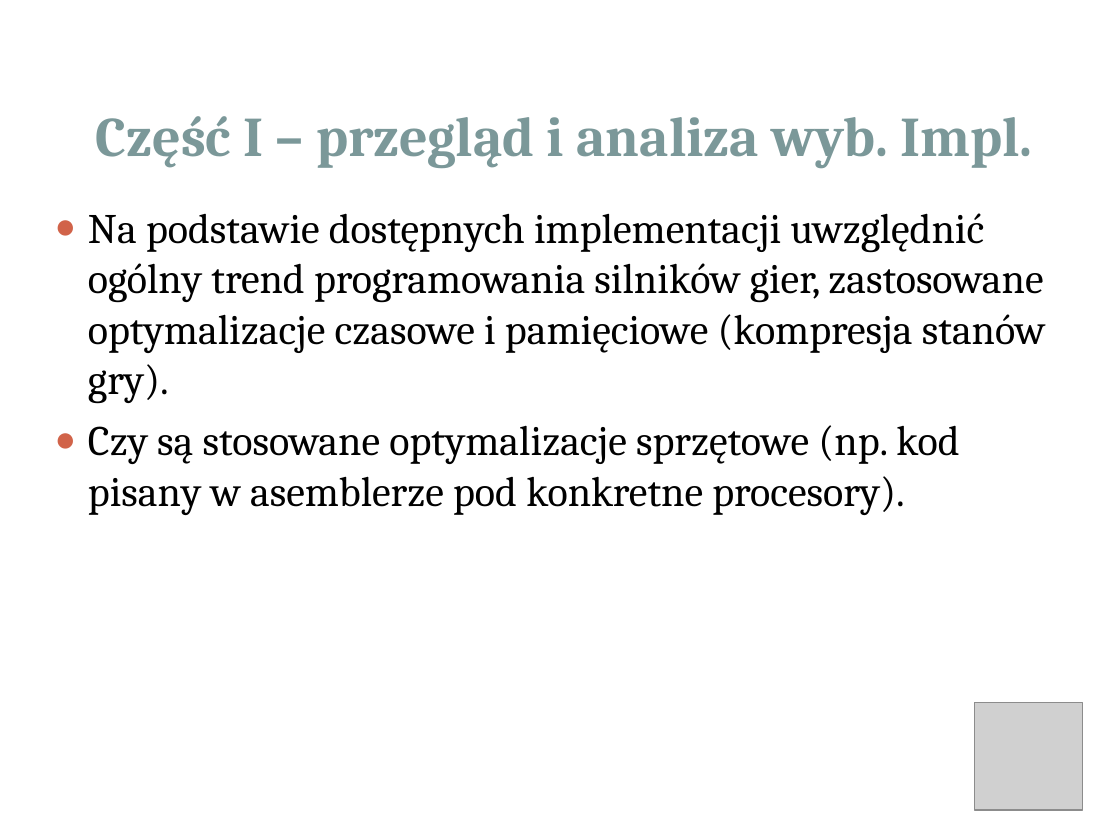
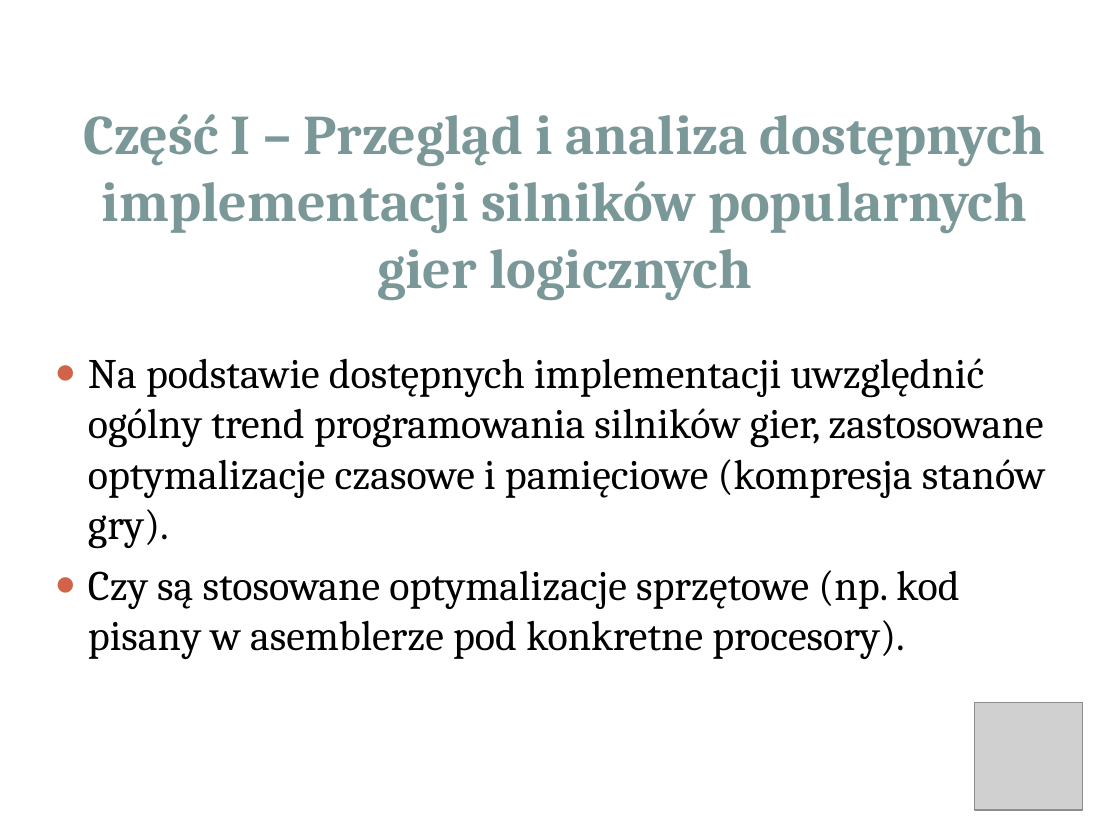
Before and after one commit to PawelTroka/LogicalGamesEnginesGenerator, a slide deck: slide 3 of docs/thesis/Presentation-pl.pptx (slide 40 before the commit). Drawn at 1120x840 pixels with LibreOffice and Linux fonts; fonts in the diff are those of the drawing; grey boxes stand for pictures. Boxes give left, top, right and bottom in pixels: in the first picture for what was removed or moved away, otherwise in the second. Text is boxed around its words. In the diff, an @@ line names an element or a change of style, - is before the commit and + after.

```diff
--- a/docs/thesis/Presentation-pl.pptx
+++ b/docs/thesis/Presentation-pl.pptx
@@ text at [83, 114, 1045, 300]: text changed @@
-Część I – przegląd i analiza wyb. Impl.
+Część I – Przegląd i analiza dostępnych implementacji silników popularnych gier logicznych
@@ text "Na podstawie dostępnych implementacji uwzględnić ...": place and size @@
-text "Na podstawie dostępnych implementacji uwzględnić ..." at [88, 213, 1046, 515]
+text "Na podstawie dostępnych implementacji uwzględnić ..." at [88, 358, 1046, 659]
```
Also in this commit, not shown: 7 other slides changed, 59 slides added, 46 slides removed.
